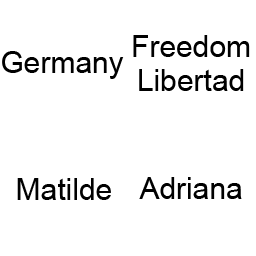
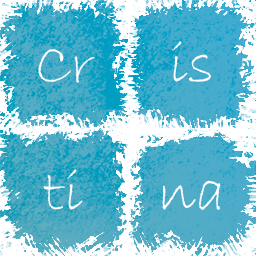
Layer changes from the first 256px x 256px image to the second:
added layer "Layer 3 copy" above "Group 1" over box(0, 0, 256, 256)
added group "Group 1" with 4 layers above "Layer 3" over box(38, 41, 221, 210)
added layer "na" in group "Group 1" over box(162, 180, 221, 210)
added layer "ti" in group "Group 1" over box(43, 169, 83, 210)
added layer "is" in group "Group 1" over box(172, 41, 212, 82)
added layer "Cr" in group "Group 1" over box(38, 49, 95, 83)
added layer "Layer 3" above "GERMANy | FREEDOM | MATILDE | ADRIANA" over box(0, 0, 256, 256)
moved "Germany" into group "GERMANy | FREEDOM | MATILDE | ADRIANA", painted on it over box(2, 46, 124, 83)
moved "Freedom Libertad" into group "GERMANy | FREEDOM | MATILDE | ADRIANA", painted on it over box(133, 17, 252, 108)
moved "Matilde" into group "GERMANy | FREEDOM | MATILDE | ADRIANA", painted on it over box(10, 167, 118, 200)
moved "Adriana" into group "GERMANy | FREEDOM | MATILDE | ADRIANA", painted on it over box(138, 169, 245, 199)
moved "Layer 1 copy 2" into group "white squares" over box(128, 128, 256, 256)
moved "Layer 1 copy 3" into group "white squares" over box(0, 128, 128, 256)
moved "Layer 1 copy" into group "white squares" over box(128, 0, 256, 128)
moved "Layer 1" into group "white squares" over box(0, 0, 128, 128)
added layer "Layer 4" above "Layer 5" over box(0, 0, 128, 128)
added layer "Layer 5" above "Layer 6" over box(128, 0, 256, 128)
added layer "Layer 6" above "Layer 2" over box(0, 128, 128, 256)
added layer "Layer 2" above "Layer 2 copy" over box(128, 128, 256, 256)
